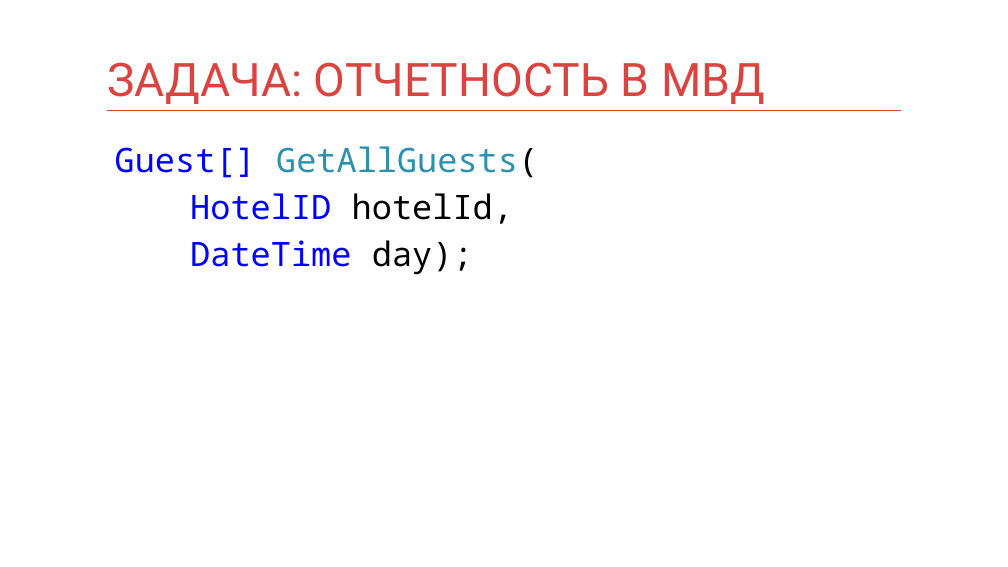
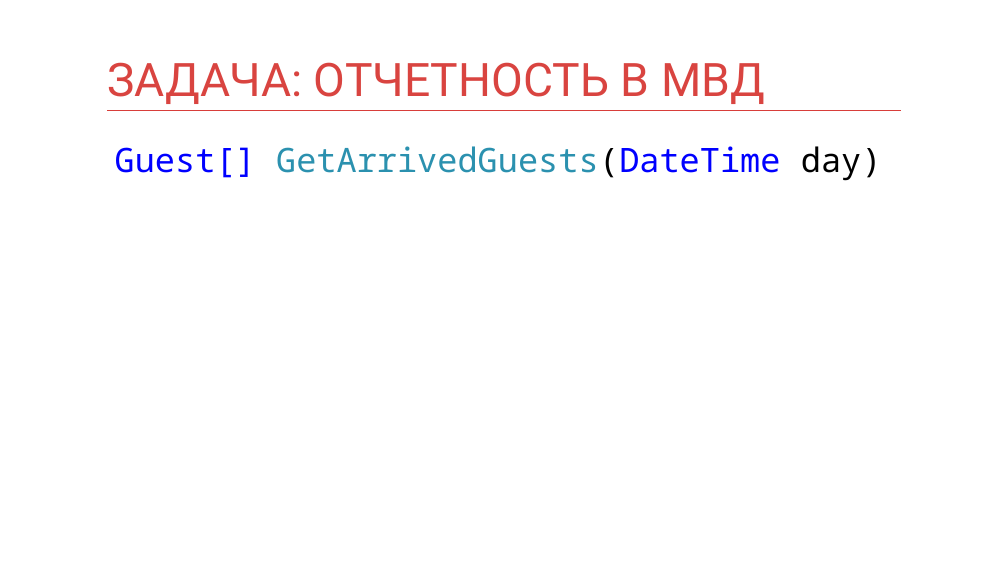
Before and after one commit to mnenorm74/web-game, a slide deck: slide 41 of db.pptx. Drawn at 1008x567 pixels with LibreOffice and Linux fonts; fonts in the diff are those of the drawing. Boxes give left, top, right and bottom in pixels: in the first picture for what was removed or moved away, otherwise in the second. Text is boxed around its words. In the diff, an @@ line names an element or a change of style, - is before the commit and + after.

```diff
--- a/db.pptx
+++ b/db.pptx
@@ text at bbox=[115, 146, 882, 181]: text changed; text colour #0000FF to #2B91AF @@
-Guest[] GetAllGuests(
-HotelID hotelId,
-DateTime day);
+Guest[] GetArrivedGuests(DateTime day)
```
Also in this commit, not shown: 23 other slides changed, 13 slides added, 9 slides removed, 1 other file.
